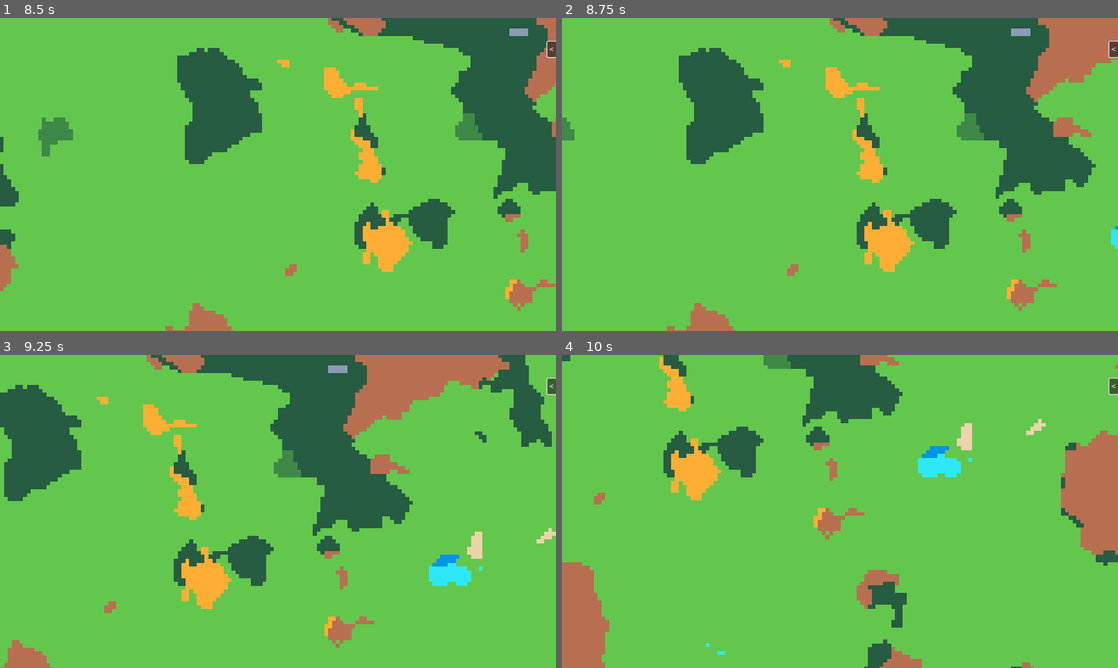
Above: before the commit, frames 1-4 (two rows, left to right).
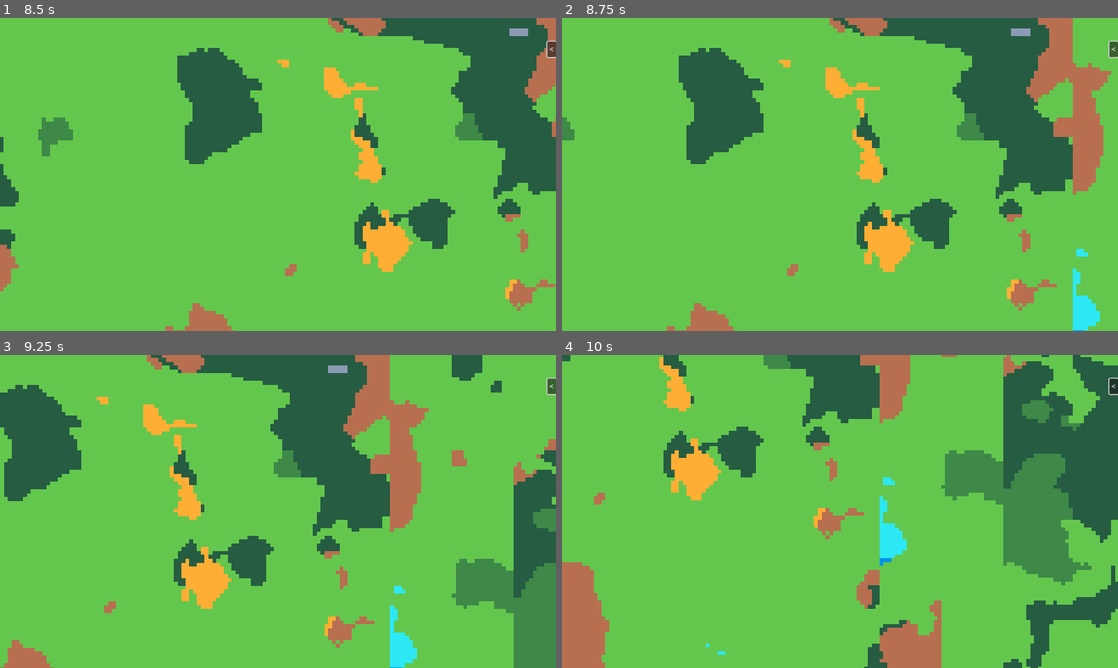
Above: after the commit, the same moments.

Repository: Nemesis-AS/godot-biomegen
Game: Godot game, scene res://scenes/game.tscn
Two runs of this game, one before a commit and one after it. Both use one fixed random seed, a clock stepped at 60 frames per second and the inputs below.
Inputs (mouse positions are in pixels of both pictures, inside the frame that each line leads up to):
- Up to frame 1 (8.5 s): click ">" at 0.5 s; click "<" at 1.25 s; tap Enter at 2 s; move the mouse to (250, 237) at 2.02 s; hold W (move_up) 2.03-3.53 s; tap R every 0.75 s from 2.1 to 8.1 s; click (250, 237) at 2.17 s; move the mouse to (444, 221) at 2.77 s; move the mouse to (111, 127) at 3.52 s; hold A (move_left) 3.53-5.03 s; move the mouse to (305, 174) at 4.27 s; click (305, 174) at 4.42 s; move the mouse to (194, 96) at 5.02 s; hold S (move_down) 5.03-5.78 s; move the mouse to (400, 158) at 5.77 s; hold D (move_right) 5.78-6.53 s; move the mouse to (166, 190) at 6.52 s; hold W (move_up) 6.53-7.28 s; click (166, 190) at 6.67 s; move the mouse to (333, 105) at 7.27 s; hold D (move_right) from 7.28 s (still down); move the mouse to (250, 237) at 8.02 s
- Up to frame 2 (8.75 s): keep holding D (move_right)
- Up to frame 3 (9.25 s): keep holding D (move_right); move the mouse to (444, 558) at 8.77 s; tap R at 8.85 s; click (444, 558) at 8.92 s
- Up to frame 4 (10 s): move the mouse to (673, 464) at 9.52 s; release D (move_right) at 9.53 s; hold S (move_down) from 9.53 s (still down); tap R at 9.6 s

Frame 1 is identical in both runs. In frame 2, 3.5% of the frame differs, in the area x 91-100%, y 0-100%; in frame 3, 13%; in frame 4, 20%, in the area x 57-100%, y 0-100%.

Commit message:
Optimized generator to remove chunks outside view distance

Diff:
--- a/godot/objects/Generator.gd
+++ b/godot/objects/Generator.gd
@@ -214,6 +214,7 @@
 var temp_noise: FastNoiseLite = FastNoiseLite.new()
 var hum_noise: FastNoiseLite = FastNoiseLite.new()
 
+var prev_chunks: Dictionary = {}
 var generated_chunks: Dictionary = {}
 
 func _ready() -> void:
@@ -243,6 +244,10 @@
 	hum_noise.seed = map_seed * 3
 
 func generate_world(ref: Vector2) -> void:
+	# Mark current chunks as previous
+	prev_chunks = generated_chunks
+	generated_chunks = {}
+
 	# Get the chunk the camera is in
 	var ref_coord = Vector2i(int(ref.x / (chunk_size.x * tile_size.x)), int(ref.y / (chunk_size.y * tile_size.y)))
 
@@ -254,10 +259,16 @@
 				ref_coord.y + y
 			)
 
-			if generated_chunks.has(chunk_coord):
+			if prev_chunks.has(chunk_coord):
+				generated_chunks[chunk_coord] = 1
+				prev_chunks.erase(chunk_coord)
 				continue
 
 			generate_chunk(chunk_coord)
+
+	# Clear chunks previously generated that are outside view distance
+	for coord in prev_chunks:
+		clear_chunk(coord)
 
 func generate_chunk(chunk_coord: Vector2i) -> void:
 	var offset = Vector2(chunk_coord.x * chunk_size.x, chunk_coord.y * chunk_size.y)
@@ -278,6 +289,16 @@
 
 	generated_chunks[chunk_coord] = 1
 
+func clear_chunk(chunk_coord: Vector2i) -> void:
+	var offset = Vector2(chunk_coord.x * chunk_size.x, chunk_coord.y * chunk_size.y)
+
+	for ry in range(chunk_size.y):
+		var y = offset.y + ry
+		for rx in range(chunk_size.x):
+			var x = offset.x + rx
+
+			self.erase_cell(0, Vector2i(x, y))
+
 func get_biome(altitude: float, temperature: float, humidity: float) -> String:
 	var alt_key = int((altitude / 0.5) + 2)
 	var temp_key = int((temperature / 0.5) + 2)
--- a/godot/objects/HUD.gd
+++ b/godot/objects/HUD.gd
@@ -14,7 +14,7 @@
 		toggle_visibility()
 		return
 
-	distSlider.value = map.view_distance
+	distSlider.set_value_no_signal(map.view_distance)
 	menuToggleBtn.connect("pressed", _on_menuToggleBtn_pressed)
 	distSlider.connect("value_changed", _on_distSlider_input)
 
